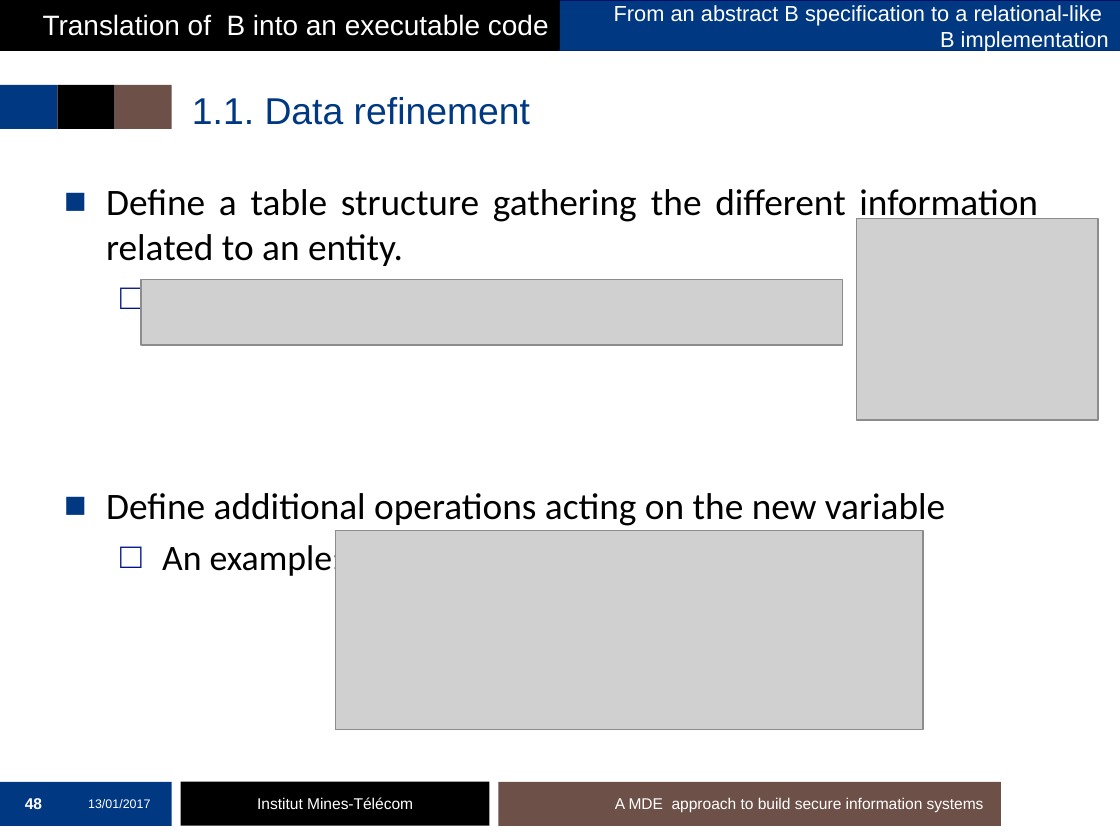
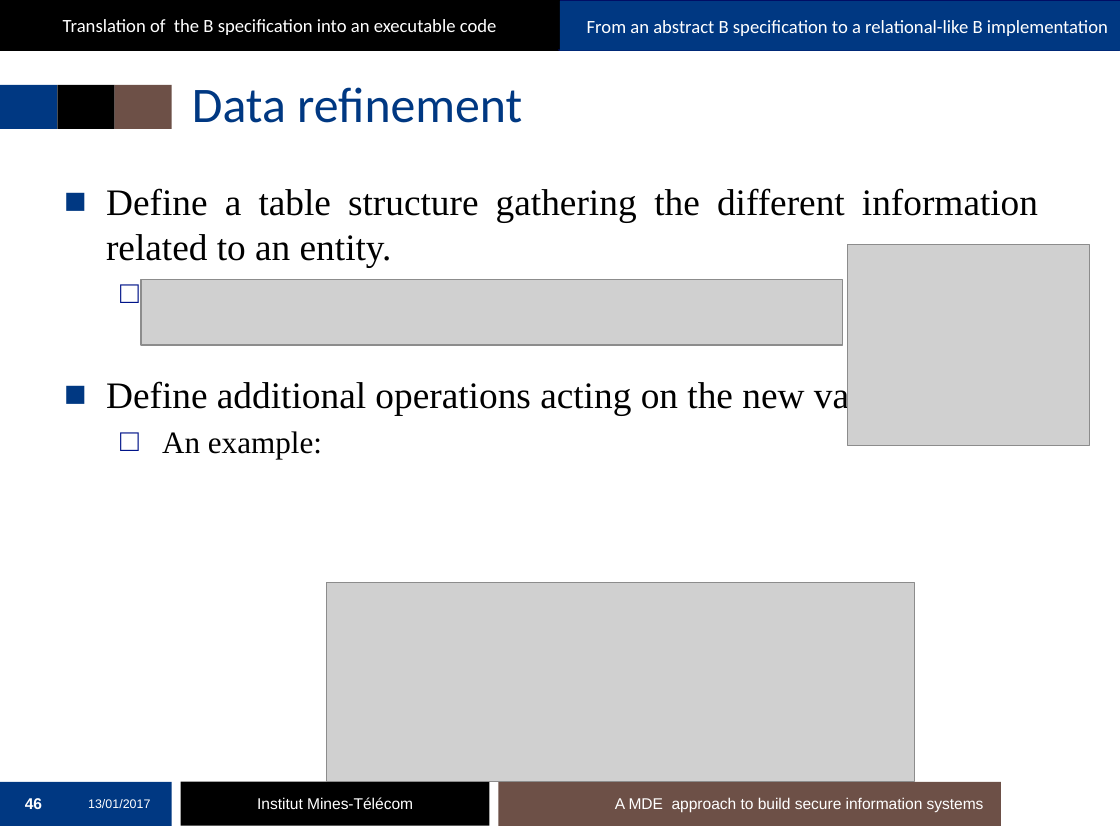
Before and after one commit to mai-ng/phdDefense, a slide deck: slide 46 of slides/presentation-defense.pptx (slide 48 before the commit). Drawn at 1120x840 pixels with LibreOffice and Linux fonts; fonts in the diff are those of the drawing; grey boxes stand for pictures; background and template pictures are left out. Boxes give left, top, right and bottom in pixels: in the first picture for what was removed or moved away, otherwise in the second. Text is boxed around its words. In the diff, an @@ line names an element or a change of style, - is before the commit and + after.

```diff
--- a/slides/presentation-defense.pptx
+++ b/slides/presentation-defense.pptx
@@ text in rectangle at (63, 19, 497, 35): text changed; size 18 to 12 pt; font Arial to Calibri @@
-Translation of B into an executable code
+Translation of the B specification into an executable code
@@ rectangle "From an abstract B specification ..." at (560, 1, 1120, 50): size 14 to 12 pt, font Arial to Calibri @@
@@ title at (192, 87, 522, 123): text changed; size 24 to 32 pt; font Arial to Calibri @@
-1.1. Data refinement
+Data refinement
@@ text "Define a table structure gathering ..." at (106, 188, 1038, 459): font Calibri to Times New Roman; size 23 to 20 pt in "An example:", "An example:" @@
@@ picture: place and size @@
-picture at (857, 218, 1099, 420)
+picture at (848, 244, 1090, 446)
@@ picture: place and size @@
-picture at (335, 530, 923, 729)
+picture at (326, 582, 914, 782)
```
Also in this commit, not shown: 63 other slides changed, 1 slide removed.
